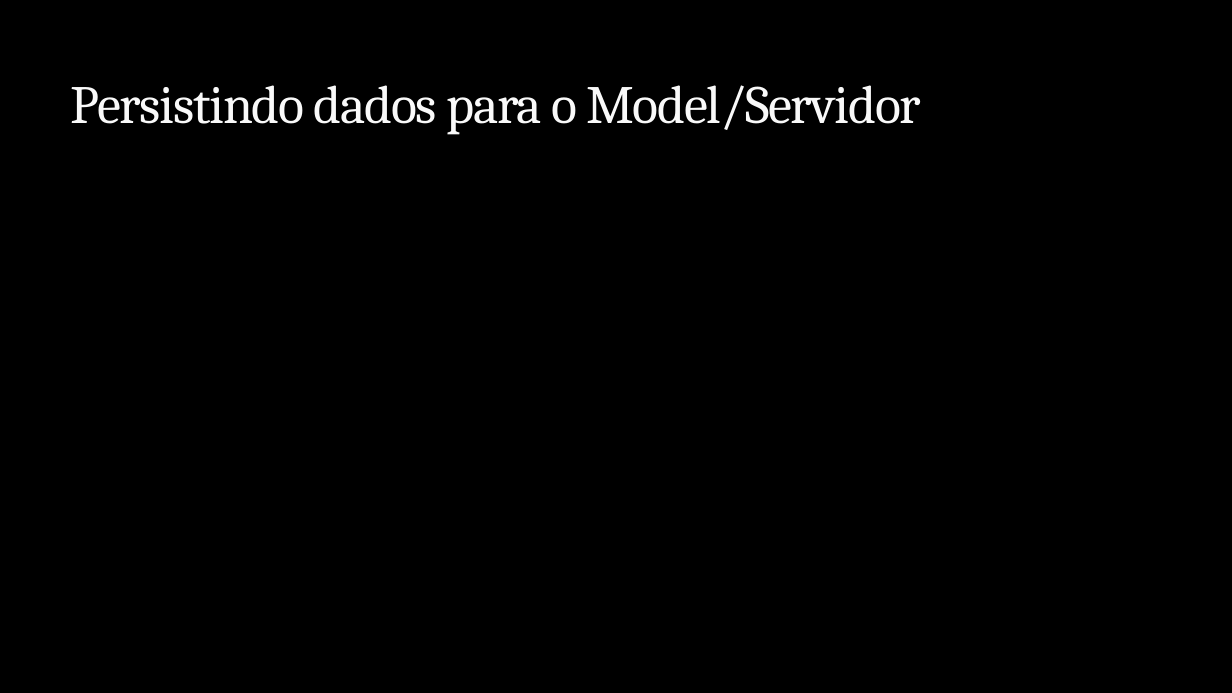
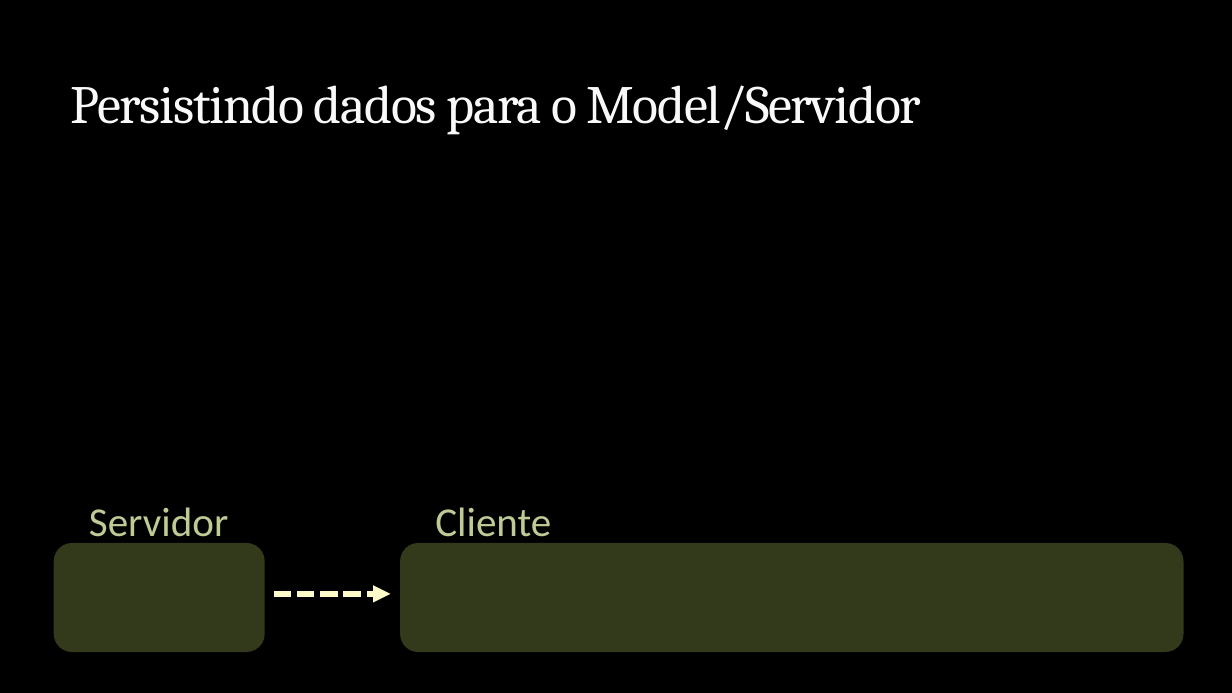
Before and after one commit to rodrigolessa/Sample.Kadastro.Knockout, a slide deck: slide 15 of Apresentacao.Knockout.JS/Knockout.JS.2014.04.pptx. Drawn at 1232x693 pixels with LibreOffice and Linux fonts; fonts in the diff are those of the drawing; background and template pictures are left out. Boxes give left, top, right and bottom in pixels: in the first picture for what was removed or moved away, otherwise in the second. Text is boxed around its words. In the diff, an @@ line names an element or a change of style, - is before the commit and + after.

```diff
--- a/Apresentacao.Knockout.JS/Knockout.JS.2014.04.pptx
+++ b/Apresentacao.Knockout.JS/Knockout.JS.2014.04.pptx
@@ text added at <box>89,507,228,547</box>, 32 pt, text #BECB95 @@
+Servidor
@@ text added at <box>435,507,551,547</box>, 32 pt, text #BECB95 @@
+Cliente
@@ rounded rectangle added at <box>54,543,264,653</box>, fill #333A1C @@
@@ rounded rectangle added at <box>400,543,1184,653</box>, fill #333A1C @@
@@ arrow added from (274, 594) to (391, 594), #FEFAC9 4.5 pt dashed @@
```
Also in this commit, not shown: 1 other slide changed, 7 other files.
